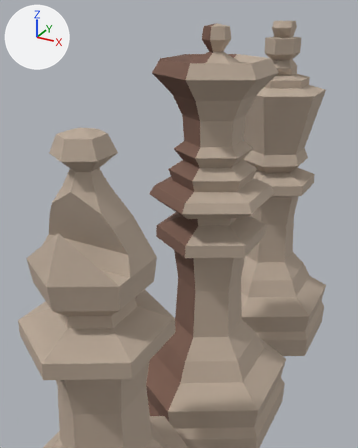
The Blender file assets/models/scene.blend as it was, and as the next commit left it.
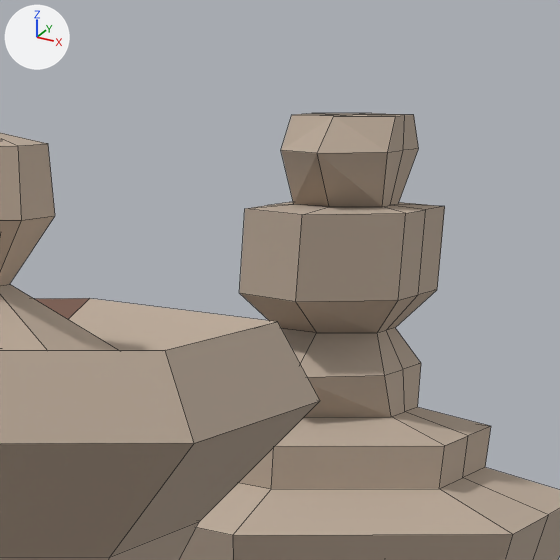
Old and new are each drawn whole from a camera (50 mm lens) standing at (1.026, -0.224, 2.309) and looking at (-0.359, 2.294, 1.051) and again close up on the part from 62% to 90% of the width and 0% to 23% of the height. The lights are fixed; the arrows at upper left show +X, +Y and +Z. The close-ups show mesh edges as thin lines.

The first close-up shows 'King', 'Queen'.
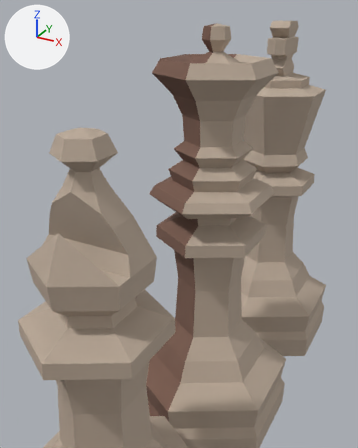
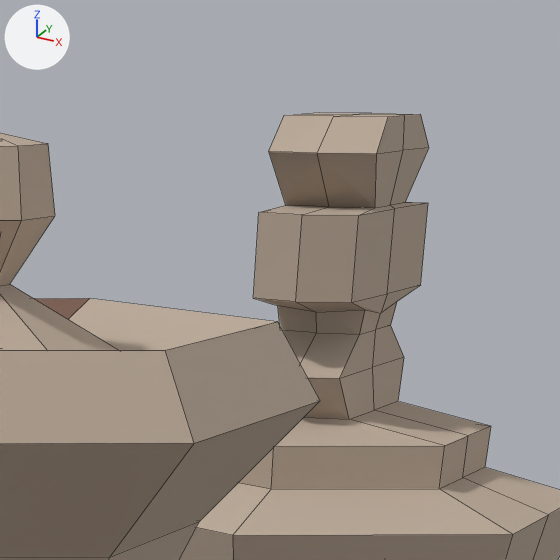
Commit message: Non radial king

Patch to the scene script:
```diff
--- a/assets/models/scene.blend.py
+++ b/assets/models/scene.blend.py
@@ me_plane_005 @@
 # used by ob_king; location = (0.0, 3.0, 0.0)
-me_plane_005.from_pydata(...)  # 164 vertices, 198 faces, 10 loose edges; spans x 0.0..0.42, y -0.49..0.0, z 0.0..2.23
+me_plane_005.from_pydata(...)  # 166 vertices, 197 faces, 15 loose edges; spans x 0.0..0.42, y -0.49..0.0, z 0.0..2.23
+# me_plane_005 part 1
+# 2 vertices are removed from x 0.06, y -0.03, z 2.23
+# 8 faces are deleted
+# 3 vertices in x 0.08..0.09, y -0.08..-0.07, z 1.96..2.13 move by (-0.03, -0.05, 0.0)
+# 3 vertices in x 0.08..0.09, y 0.0, z 1.96..2.13 move by (-0.03, 0.0, 0.0)
+# 6 vertices move from x 0.05..0.09, y -0.06..0.0, z 1.91..2.19 to x 0.05..0.06, y -0.1..0.0, z 1.91..2.19
+# 4 vertices are added at (0.06, -0.06, 2.23), (0.0, -0.08, 2.02), (0.05, -0.06, 2.03), (0.05, 0.0, 2.02)
+# 5 loose edges are added
+# 7 new faces join them
 me_plane_005.materials.append(mat_material_005)
```

Where the change shows, as pixel boxes (x1, y1, x2, y2) in the close-ups (560 x 560 px; the box of a moved part takes in the faces that stretch with it):
part 1 of me_plane_005, moved or reshaped: before (239, 113, 490, 446); after (253, 113, 490, 446)
